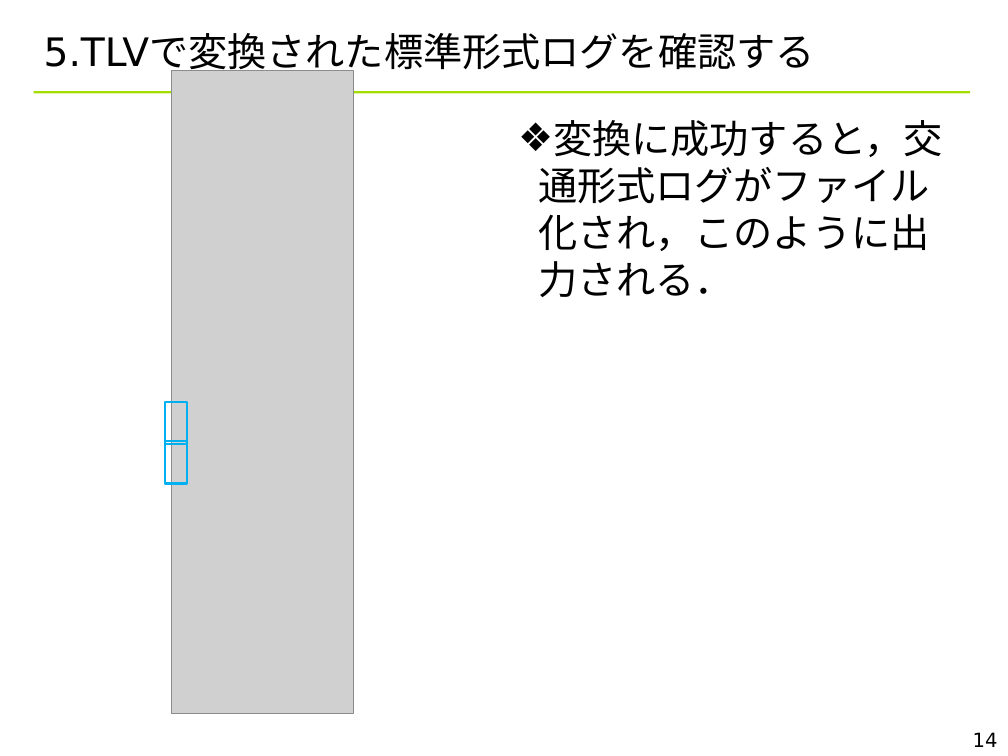
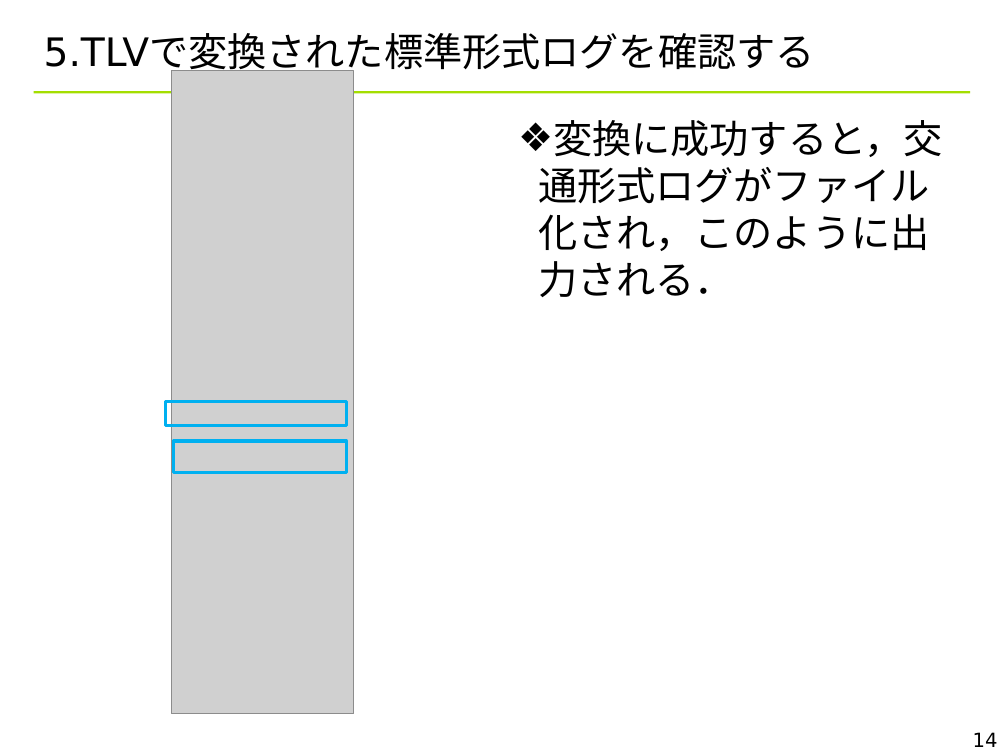
Before and after one commit to YixiaoLi/tlv4mc, a slide deck: slide 14 of doc/TLV_convert_rules.ppt. Drawn at 1008x756 pixels with LibreOffice and Linux fonts; fonts in the diff are those of the drawing; grey boxes stand for pictures; background and template pictures are left out. Boxes give left, top, right and bottom in pixels: in the first picture for what was removed or moved away, otherwise in the second. Text is boxed around its words. In the diff, an @@ line names an element or a change of style, - is before the commit and + after.

```diff
--- a/doc/TLV_convert_rules.ppt
+++ b/doc/TLV_convert_rules.ppt
@@ rectangle at (x1=165, y1=401, x2=347, y2=424): outline #00B0F0 1.5 pt to #00B0F0 2.24 pt @@
@@ rectangle resized from (x1=165, y1=401, x2=187, y2=444) to (x1=165, y1=401, x2=347, y2=424) @@
@@ rectangle resized from (x1=165, y1=442, x2=187, y2=484) to (x1=173, y1=442, x2=347, y2=473) @@
@@ rectangle at (x1=173, y1=442, x2=347, y2=473): outline #00B0F0 1.5 pt to #00B0F0 2.24 pt @@
```
Also in this commit, not shown: 1 other slide changed, 1 other file.
